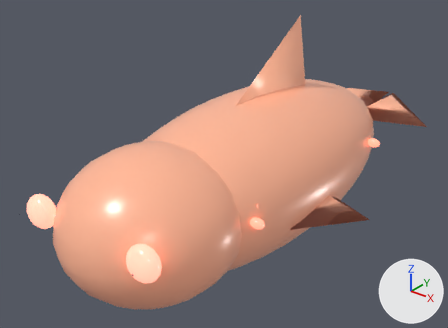
The Blender file assets/models/ocean/fish/reef-fang.blend, before and after one commit.
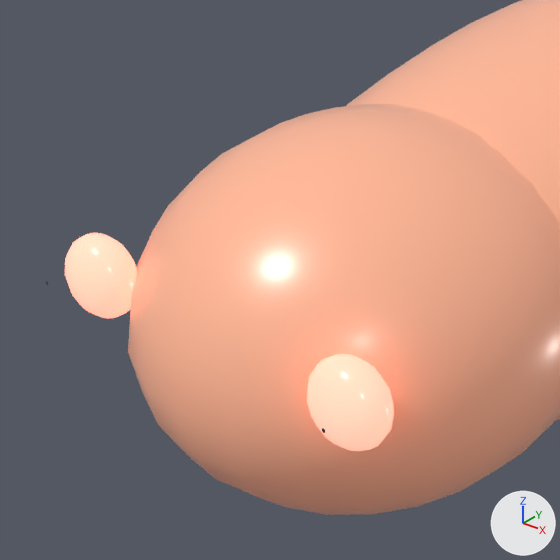
Old and new are each drawn whole from a 50 mm lens placed at (2.44, -3.39, 2.04), pointed at (-0.24, -0.04, -0.04) and again close up on the part from 0% to 51% of the width and 30% to 100% of the height. Every picture has the same lights, and +X, +Y and +Z are marked at lower right. The last two pictures show the newer version.

The first close-up shows 'body', 'head', 'weak-point-eye--1', 'weak-point-eye-1'.
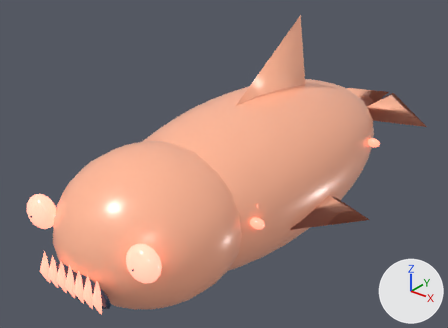
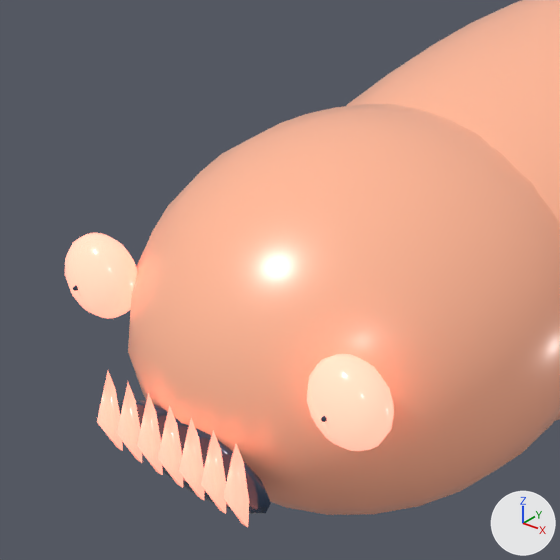
Where the newer file only moved an object's origin or applied its transform, the numbers keep the older frame.

Edits to the bpy script that builds the scene:
```text
Add me_cone_017:
    me_cone_017.from_pydata(...)  # a 7-sided cone pointing to +z spanning x -0.97..0.97, y -0.9..1.0, z -1.0..1.0
    me_cone_017.polygons.foreach_set('use_smooth', [True] * 8)
    me_cone_017.materials.append(mat_reef_fang_eye)  # pink #ff9b86, glowing pink #ff9b86
Add me_sphere_002_1:
    me_sphere_002_1.from_pydata(...)  # a UV sphere (16 segments, 8 rings, poles along z) spanning x -1.0..1.0, y -1.0..1.0, z -1.0..1.0
    me_sphere_002_1.polygons.foreach_set('use_smooth', [True] * 128)
    me_sphere_002_1.materials.append(mat_reef_fang_pupil)  # dark blue #26354b
Add ob_fang_3:
    ob_fang_3 = bpy.data.objects.new('fang-3', me_cone_017)
    ob_fang_3.parent = ob_reef_fang
    ob_fang_3.location = (0.225, -1.729, -0.07)
    ob_fang_3.rotation_euler = (1.571, 0.0, 0.0)  # degrees (90, 0, 0)
    ob_fang_3.scale = (0.025, 0.12, 0.025)
Add ob_fang_2:
    ob_fang_2 = bpy.data.objects.new('fang-2', me_cone_017.copy())
    ob_fang_2.parent = ob_reef_fang
    ob_fang_2.location = (0.15, -1.729, -0.07)
    ob_fang_2.rotation_euler = (1.571, 0.0, 0.0)  # degrees (90, 0, 0)
    ob_fang_2.scale = (0.025, 0.12, 0.025)
Add ob_fang_1:
    ob_fang_1 = bpy.data.objects.new('fang-1', me_cone_017.copy())
    ob_fang_1.parent = ob_reef_fang
    ob_fang_1.location = (0.075, -1.729, -0.07)
    ob_fang_1.rotation_euler = (1.571, 0.0, 0.0)  # degrees (90, 0, 0)
    ob_fang_1.scale = (0.025, 0.12, 0.025)
Add ob_fang_0:
    ob_fang_0 = bpy.data.objects.new('fang-0', me_cone_017.copy())
    ob_fang_0.parent = ob_reef_fang
    ob_fang_0.location = (0.0, -1.729, -0.07)
    ob_fang_0.rotation_euler = (1.571, 0.0, 0.0)  # degrees (90, 0, 0)
    ob_fang_0.scale = (0.025, 0.12, 0.025)
Add ob_fang__1:
    ob_fang__1 = bpy.data.objects.new('fang--1', me_cone_017.copy())
    ob_fang__1.parent = ob_reef_fang
    ob_fang__1.location = (-0.075, -1.729, -0.07)
    ob_fang__1.rotation_euler = (1.571, 0.0, 0.0)  # degrees (90, 0, 0)
    ob_fang__1.scale = (0.025, 0.12, 0.025)
Add ob_fang__2:
    ob_fang__2 = bpy.data.objects.new('fang--2', me_cone_017.copy())
    ob_fang__2.parent = ob_reef_fang
    ob_fang__2.location = (-0.15, -1.729, -0.07)
    ob_fang__2.rotation_euler = (1.571, 0.0, 0.0)  # degrees (90, 0, 0)
    ob_fang__2.scale = (0.025, 0.12, 0.025)
Add ob_fang__3:
    ob_fang__3 = bpy.data.objects.new('fang--3', me_cone_017.copy())
    ob_fang__3.parent = ob_reef_fang
    ob_fang__3.location = (-0.225, -1.729, -0.07)
    ob_fang__3.rotation_euler = (1.571, 0.0, 0.0)  # degrees (90, 0, 0)
    ob_fang__3.scale = (0.025, 0.12, 0.025)
Add ob_mouth:
    ob_mouth = bpy.data.objects.new('mouth', me_sphere_002_1)
    ob_mouth.parent = ob_reef_fang
    ob_mouth.location = (0.0, -1.67, -0.11)
    ob_mouth.scale = (0.28, 0.035, 0.1)
```

Where the change shows, as pixel boxes [x1, y1, x2, y2] in the close-ups (560 x 560 px):
'mouth', added
    after: [118, 399, 271, 514]
'fang-3', added
    after: [223, 444, 249, 527]
'fang-2', added
    after: [201, 430, 226, 514]
'fang-1', added
    after: [179, 418, 205, 500]
'fang-0', added
    after: [158, 405, 183, 488]
'fang--1', added
    after: [137, 393, 163, 475]
'fang--2', added
    after: [117, 383, 142, 463]
'fang--3', added
    after: [97, 371, 123, 451]
